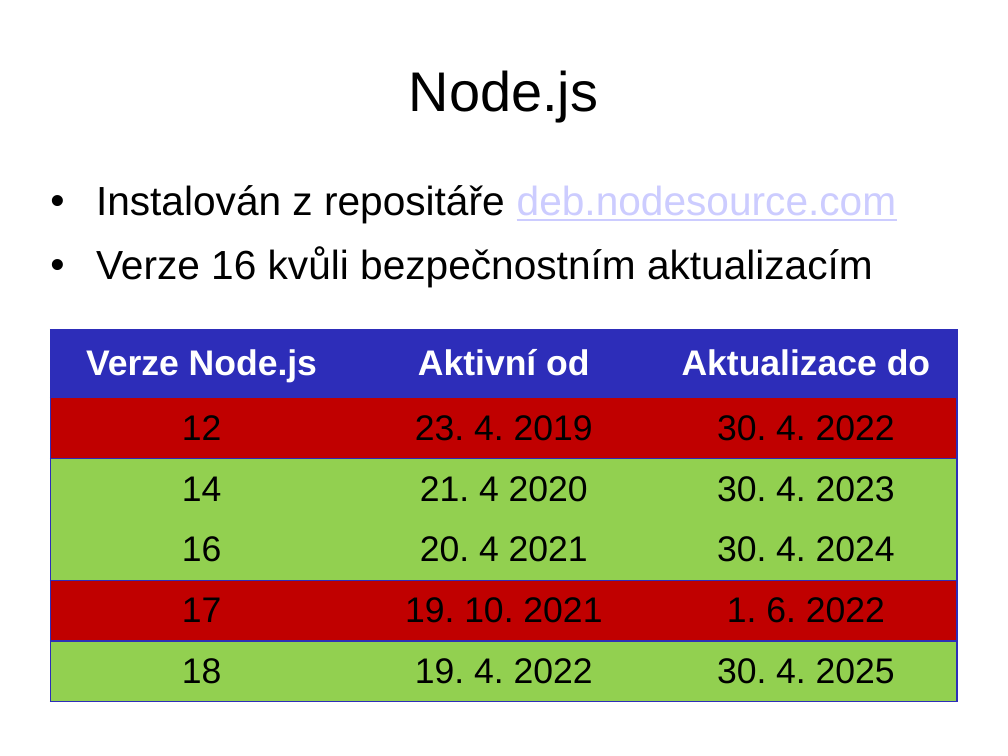
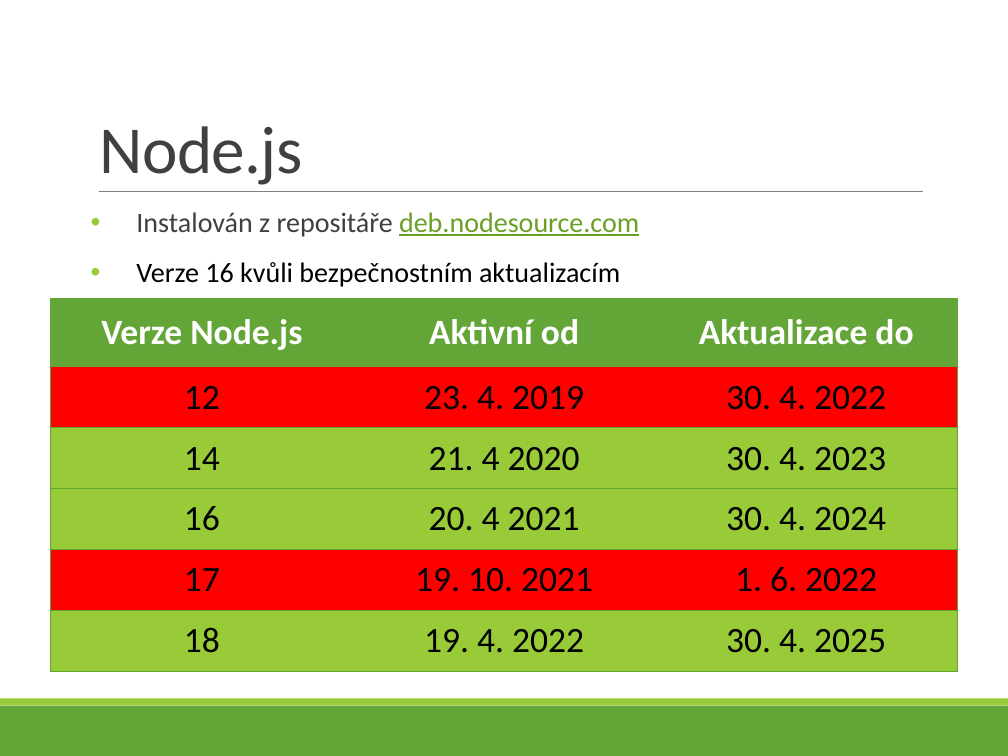
Before and after one commit to bastakka/graduation, a slide deck: slide 20 of Thesis/V4D Bašta Karel - 5 - VMware.pptx. Drawn at 1008x756 pixels with LibreOffice and Linux fonts; fonts in the diff are those of the drawing. Boxes give left, top, right and bottom in pixels: in the first picture for what was removed or moved away, otherwise in the second. Text is boxed around its words. In the diff, an @@ line names an element or a change of style, - is before the commit and + after.

```diff
--- a/Thesis/V4D Bašta Karel - 5 - VMware.pptx
+++ b/Thesis/V4D Bašta Karel - 5 - VMware.pptx
@@ title "Node.js": place and size @@
-title "Node.js" at (409, 70, 598, 121)
+title "Node.js" at (100, 126, 303, 185)
@@ title "Node.js" at (100, 126, 303, 185): size 44 to 52.9 pt, font Arial to Calibri, text colour #000000 to #404040, letter spacing 0 to -0.6 pt; alignment centre to left; line spacing 0.93 to 0.85; vertical alignment middle to bottom @@
@@ text "Instalován z repositáře deb.nodesource.com": place and size @@
-text "Instalován z repositáře deb.nodesource.com" at (96, 185, 896, 287)
+text "Instalován z repositáře deb.nodesource.com" at (136, 212, 639, 287)
@@ text "Instalován z repositáře deb.nodesource.com" at (136, 212, 639, 287): size 32 to 22.1 pt, font Arial to Calibri; text colour #000000 to #404040 in "Instalován z repositáře"; text colour #CCCCFF to #6B9F25 in "deb.nodesource.com"; line spacing 0.93 to 0.9; more space between paragraphs; bullet colour #000000 to #99CB38 @@
@@ line added from (99, 191) to (923, 191), #808080 0.5 pt @@
@@ table at (50, 299, 958, 671) @@
@@ fill #C00000 to #FF0000 in 6 cells @@
@@ fill #92D050 to #99CB38 in 9 cells @@
@@ font Arial to Calibri @@
@@ borders changed @@
@@ table: place and size @@
-table at (50, 329, 958, 702)
+table at (50, 299, 958, 671)
@@ rectangle added at (0, 706, 1008, 756), fill #63A537 @@
@@ rectangle added at (0, 699, 1008, 706), fill #99CB38 @@
```
Also in this commit, not shown: 42 other slides changed, 1 slide added, 5 other files.
